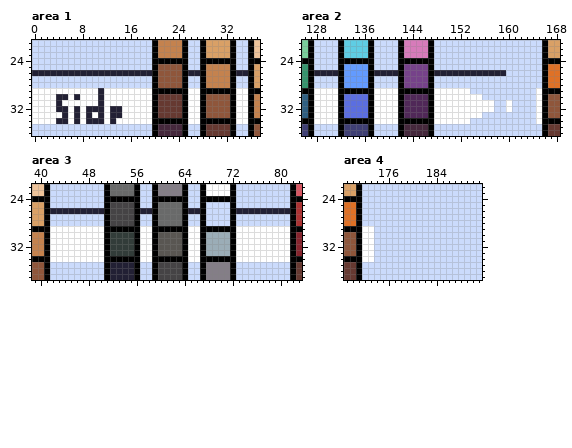
Edited in one commit: pixel-art file (OBJECT TEMPLATE WEEK/2 to color/G 38 Periodic Table [gather palette] [1px].aseprite). The picture above was drawn from the file before the commit.
192x64 pixels, 1 frame. Colours within 5 levels of each other are drawn and written as one. Shown: area 1: x 0..37, y 21..36; area 2: x 126..168, y 21..36; area 3: x 39..83, y 22..37; area 4: x 169..191, y 22..37. The commit also changed other parts of the picture, which this record leaves out.
The same view after the edit:
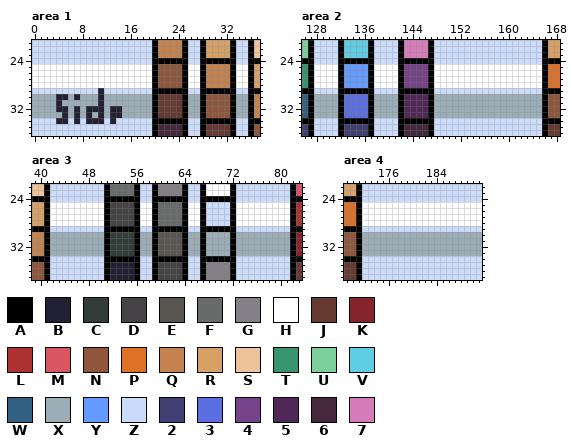
Palette (. is transparent): A #000000  B #222034  C #323c39  D #454345  E #595652  F #696a6a  G #847e87  H #ffffff  J #663931  K #86242d  L #ac3232  M #d95763  N #8f563b  P #df7126  Q #c4824e  R #d9a066  S #eec39a  T #37946e  U #7acf9b  V #5fcde4  W #306082  X #9badb7  Y #639bff  Z #cbdbfc  2 #3f3f74  3 #5b6ee1  4 #76428a  5 #502858  6 #45283c  7 #d77bba
Diff:
Area 1, layer "Layer 1 #2":
Colour H replaces colour B in row 26 at x 0 to 19, 26 to 27 and 34 to 35.
Colour H replaces colour Z in row 25 at x 0 to 19, 26 to 27 and 34 to 35; in rows 27 to 28 at x 0 to 19, 26 to 27 and 34 to 35.
Colour X replaces colour H in row 30 at x 0 to 3, 6, 8 to 10, 12 to 19, 26 to 27 and 34 to 35; in row 31 at x 0 to 3, 5 to 10, 12 to 19, 26 to 27 and 34 to 35; in row 32 at x 0 to 3, 6, 8, 12, 15 to 19, 26 to 27 and 34 to 35; in row 33 at x 0 to 4, 6, 8, 10, 12, 15 to 19, 26 to 27 and 34 to 35.
Colour Z replaces colour H in row 29 at x 0 to 10, 12 to 19, 26 to 27 and 34 to 35; in row 34 at x 0 to 3, 6, 8, 12, 14 to 19, 26 to 27 and 34 to 35.
Area 2, layer "Layer 1 #2":
Colour H replaces colour B in row 26 at x 128 to 131, 138 to 141 and 148 to 159.
Colour H replaces colour Z in row 25 at x 128 to 131, 138 to 141 and 148 to 165; in row 26 at x 160 to 165; in rows 27 to 28 at x 128 to 131, 138 to 141 and 148 to 165.
Colour X replaces colour H in row 30 at x 128 to 131, 138 to 141, 148 to 155 and 165; in rows 31 to 32 at x 128 to 131, 138 to 141, 148 to 157, 160 and 165; in row 33 at x 128 to 131, 138 to 141, 148 to 155 and 165.
Colour X replaces colour Z in row 30 at x 156 to 164; in rows 31 to 32 at x 158 to 159 and 161 to 164; in row 33 at x 156 to 164.
Colour Z replaces colour H in row 29 at x 128 to 131, 138 to 141, 148 to 153 and 165; in row 34 at x 128 to 131, 138 to 141, 148 to 153 and 165.
Area 3, layer "Layer 1 #2":
Colour H replaces colour B in row 26 at x 42 to 50, 57 to 58, 65 to 66 and 73 to 81.
Colour H replaces colour Z in row 25 at x 42 to 50, 57 to 58, 65 to 66 and 73 to 81; in rows 27 to 28 at x 42 to 50, 57 to 58, 65 to 66 and 73 to 81.
Colour X replaces colour H in rows 30 to 33 at x 42 to 50, 57 to 58, 65 to 66 and 73 to 81.
Colour Z replaces colour H in row 29 at x 42 to 50, 57 to 58, 65 to 66 and 73 to 81; in row 34 at x 42 to 50, 57 to 58, 65 to 66 and 73 to 81.
Area 4, layer "Layer 1 #2":
Colour H replaces colour Z in rows 25 to 28 at x 172 to 191.
Colour X replaces colour H in rows 30 to 33 at x 172 to 173.
Colour X replaces colour Z in rows 30 to 33 at x 174 to 191.
Colour Z replaces colour H in row 29 at x 172 to 173; in row 34 at x 172 to 173.
